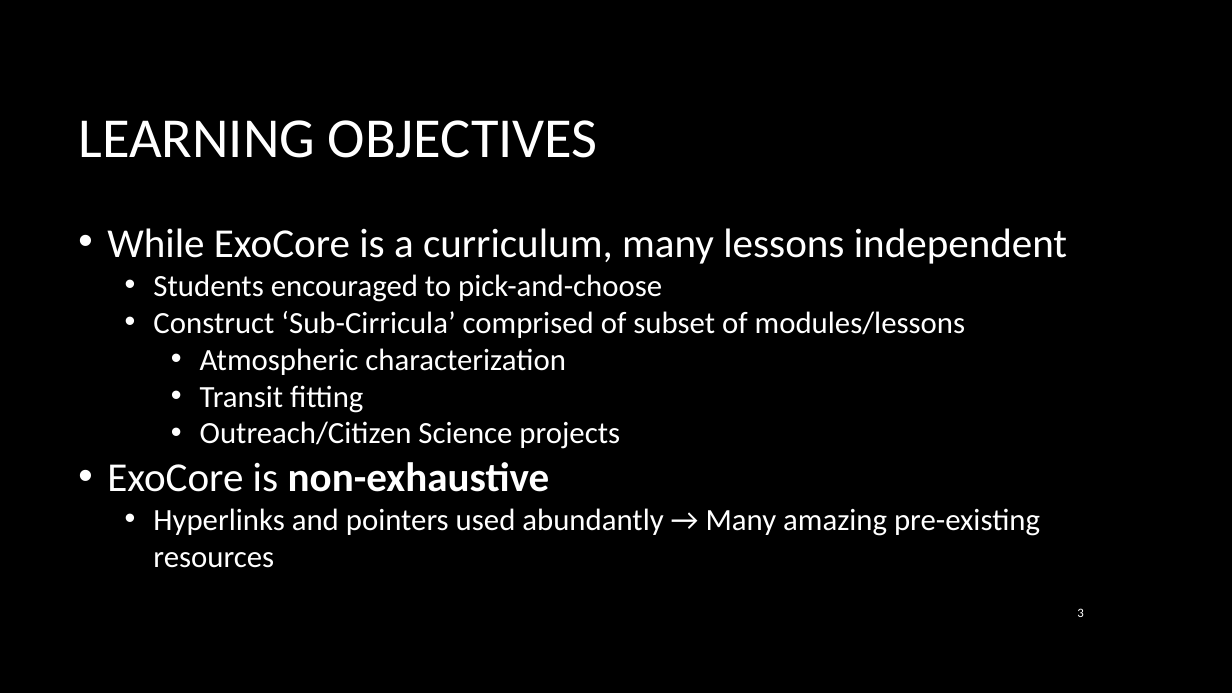
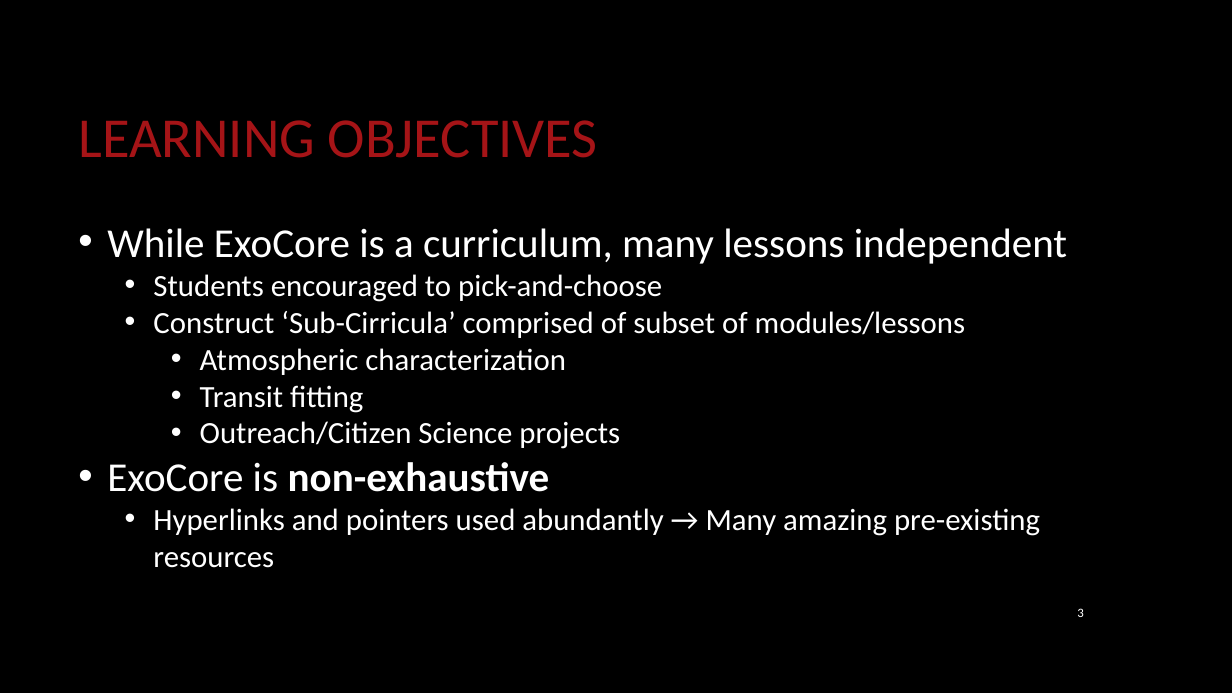
Before and after one commit to AstroMusers/ExoCore, a slide deck: slide 3 of ExoCore/Exocore.pptx. Drawn at 1232x693 pixels with LibreOffice and Linux fonts; fonts in the diff are those of the drawing; background and template pictures are left out. Boxes give left, top, right and bottom in pixels: in the first picture for what was removed or moved away, otherwise in the second. Text is boxed around its words. In the diff, an @@ line names an element or a change of style, - is before the commit and + after.

```diff
--- a/ExoCore/Exocore.pptx
+++ b/ExoCore/Exocore.pptx
@@ title "LEARNING OBJECTIVES" at box(79, 120, 598, 158): text colour #FFFFFF to #A51417 @@
```
Also in this commit, not shown: 3 other slides changed, 1 other file.
